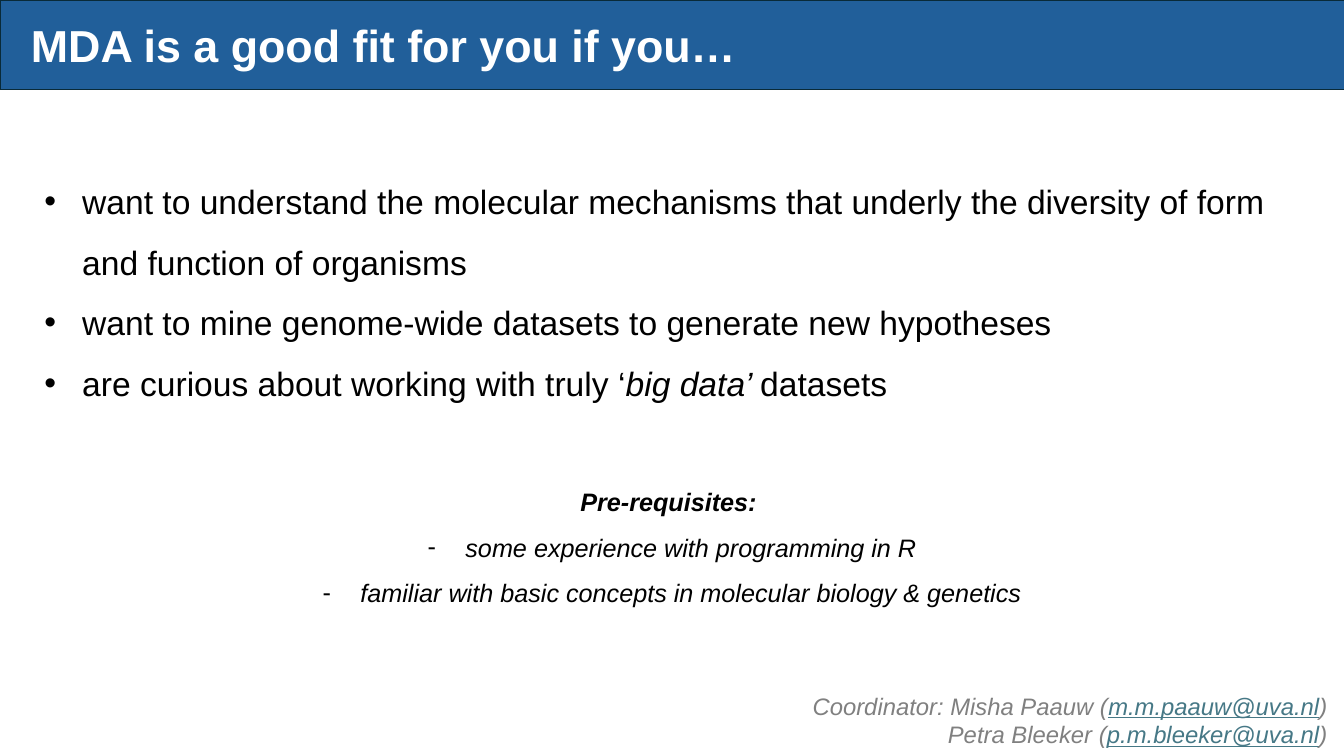
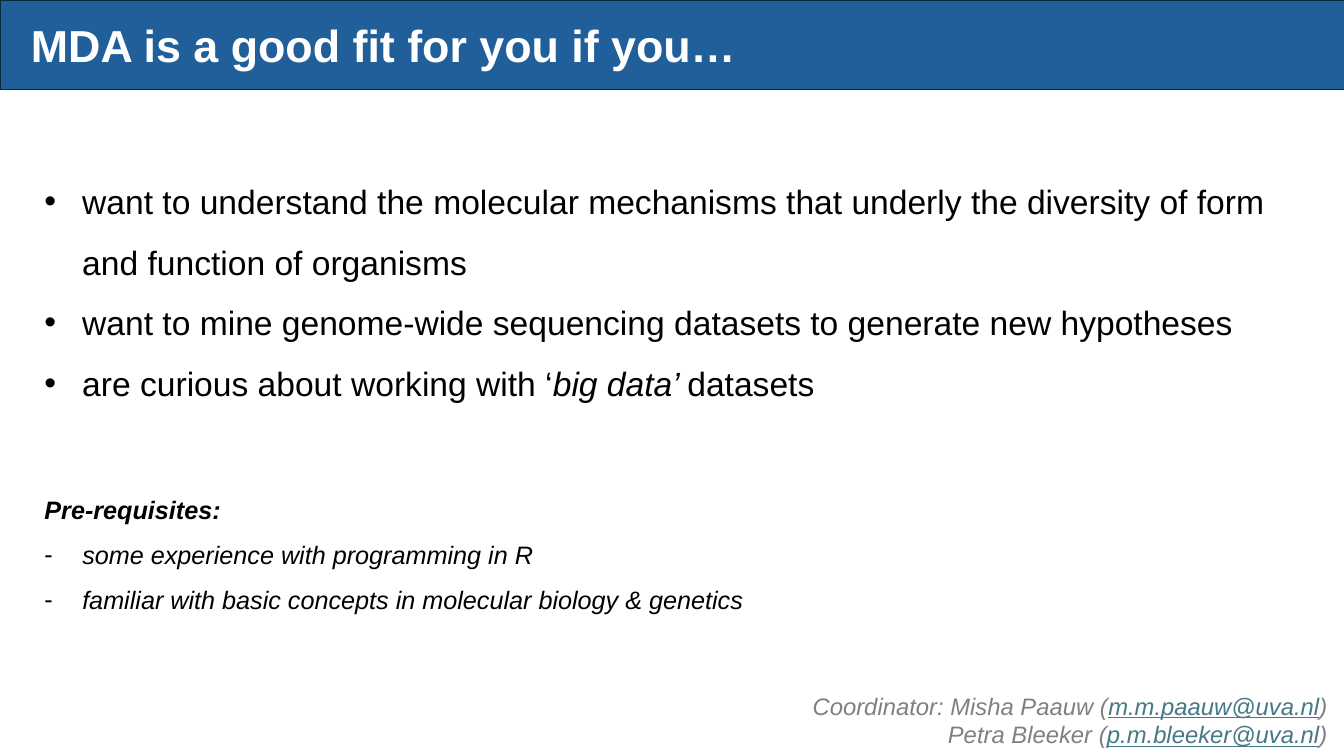
Before and after one commit to mishapaauw/molecular-data-analysis, a slide deck: slide 2 of lectures/QS_pitch_MDA_2026.pptx. Drawn at 1344x756 pixels with LibreOffice and Linux fonts; fonts in the diff are those of the drawing. Boxes give left, top, right and bottom in pixels: in the first picture for what was removed or moved away, otherwise in the second. Text is boxed around its words. In the diff, an @@ line names an element or a change of style, - is before the commit and + after.

```diff
--- a/lectures/QS_pitch_MDA_2026.pptx
+++ b/lectures/QS_pitch_MDA_2026.pptx
@@ text at bbox=[82, 310, 1233, 403]: text changed @@
-• want to mine genome-wide datasets to generate new hypotheses
-• are curious about working with truly ‘big data’ datasets
+• want to mine genome-wide sequencing datasets to generate new hypotheses
+• are curious about working with ‘big data’ datasets
@@ text "Pre-requisites:": place and size @@
-text "Pre-requisites:" at bbox=[360, 492, 1021, 608]
+text "Pre-requisites:" at bbox=[44, 500, 743, 615]
@@ text "Pre-requisites:" at bbox=[44, 500, 743, 615]: alignment centre to left @@
```
Also in this commit, not shown: 3 other slides changed, 2 slides added, 1 other file.
